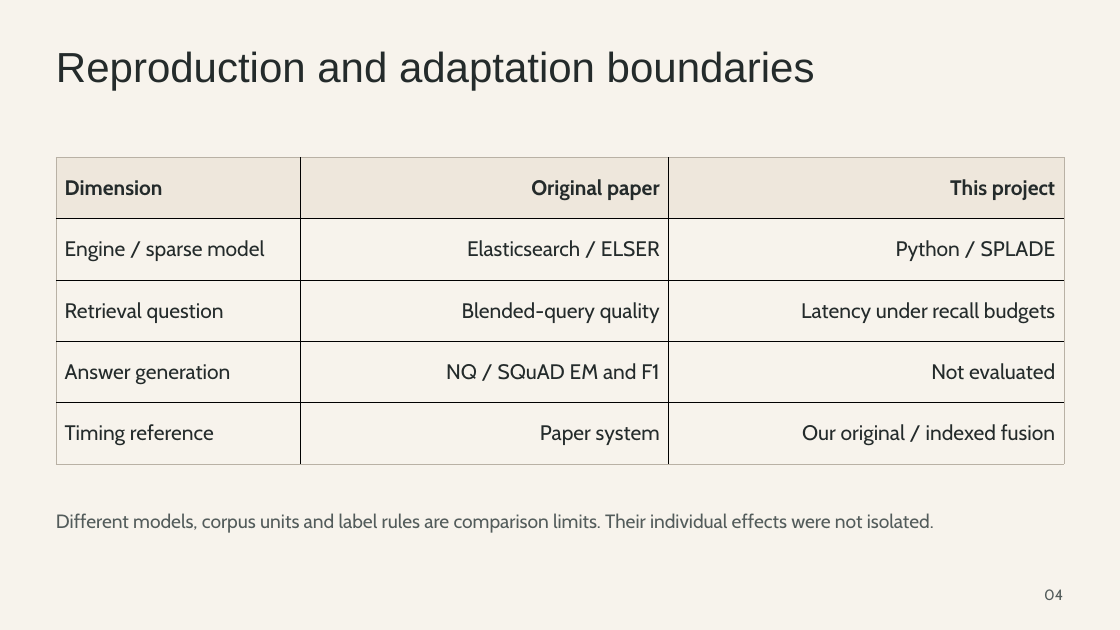
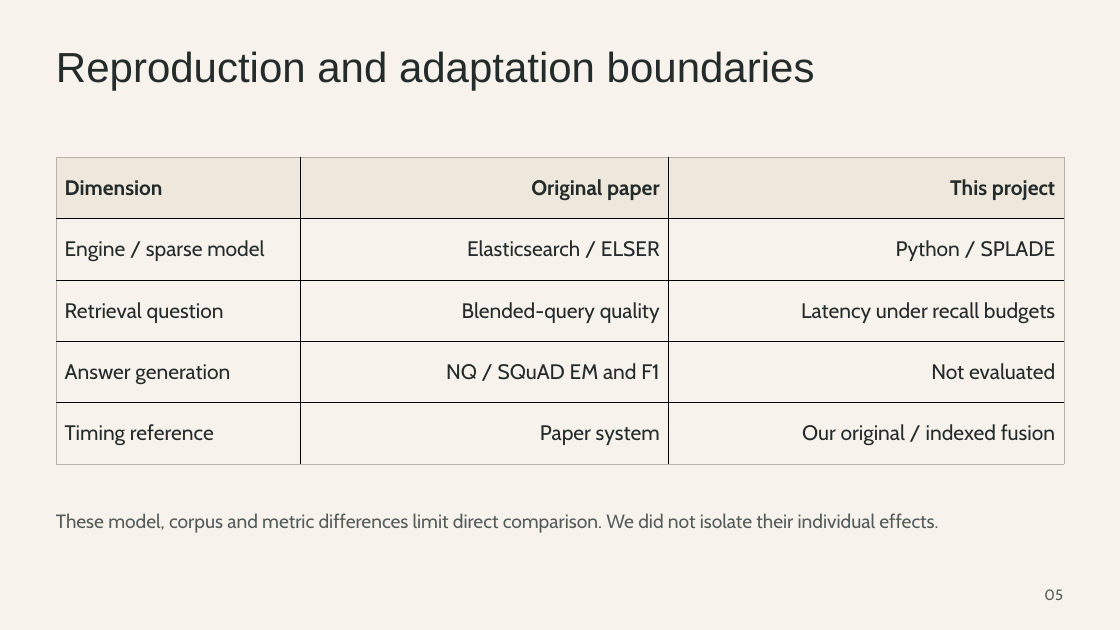
Before and after one commit to aliomar139/rag-research, a slide deck: slide 5 of docs/submission/research_presentation.pptx (slide 4 before the commit). Drawn at 1120x630 pixels with LibreOffice and Linux fonts; fonts in the diff are those of the drawing. Boxes give left, top, right and bottom in pixels: in the first picture for what was removed or moved away, otherwise in the second. Text is boxed around its words. In the diff, an @@ line names an element or a change of style, - is before the commit and + after.

```diff
--- a/docs/submission/research_presentation.pptx
+++ b/docs/submission/research_presentation.pptx
@@ text at (56, 513, 938, 533): text changed @@
-Different models, corpus units and label rules are comparison limits. Their individual effects were not isolated.
+These model, corpus and metric differences limit direct comparison. We did not isolate their individual effects.
@@ text at (1044, 589, 1063, 600): text changed @@
-04
+05
```
Also in this commit, not shown: 18 other slides changed, 2 slides added, 1 slide removed, 16 other files.
